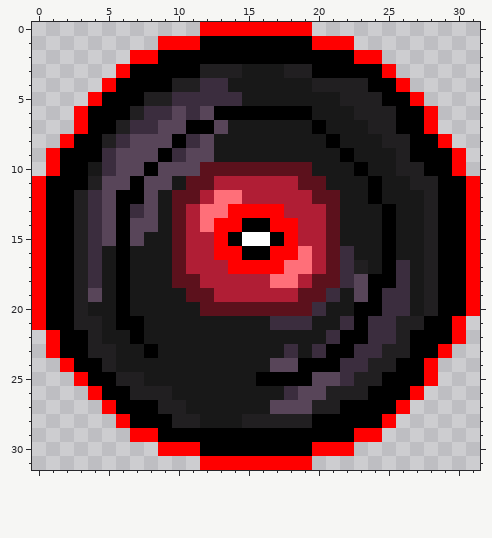
One commit to this pixel-art sprite: Classes/Relics/Assets/Relic_VinylRecord.png. Above is the file before it was changed.
The file is 32x32 pixels. Colours within 5 levels of each other are drawn and written as one.
The same view after the edit:
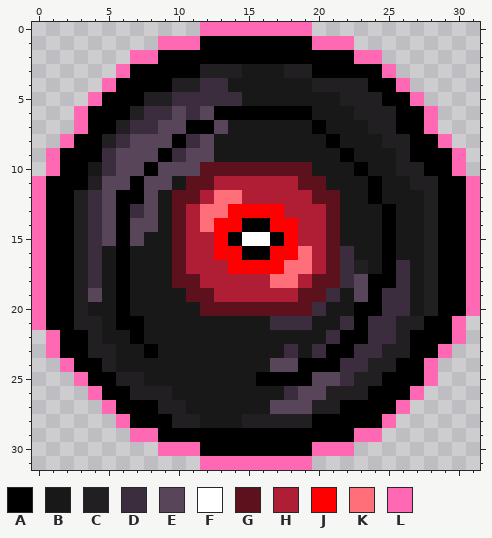
Palette (. is transparent): A #000000  B #181818  C #211f21  D #3b2d3e  E #584559  F #ffffff  G #5c111c  H #b01e35  J #ff0000  K #ff6f79  L #ff69b4
Change:
@@ x 0..31 @@
- 0 ............JJJJJJJJ............
- 1 .........JJJAAAAAAAAJJJ.........
- 2 .......JJAAAAAAAAAAAAAAJJ.......
- 3 ......JAAAAACCCBBBCCAAAAAJ......
- 4 .....JAAAACCDDBBBBBBCCCCAAJ.....
- 5 ....JAAACCDDDDDBBBBBBBCCCAAJ....
- 6 ...JAAACDDEDEAAAAAAABBBCCCAAJ...
- 7 ...JAACDDEEAAEBBBBBBABBBCCAAJ...
- 8 ..JAACDEEEADEBBBBBBBBABBBCCAAJ..
- 9 .JAAADEEEADEEBBBBBBBBBABBBCAAAJ.
-10 .JAABDEEAEEEGGGGGGGGBBBABBCCAAJ.
-11 JAAACEEAEEBGGHHHHHHGGBBBABBCCAAJ
-12 JAACDEAAEBGGHKKHHHHHGGBBABBBCAAJ
-13 JAACDEADEBGHKKJJJJHHHGBBBABBCAAJ
-14 JAACDEAEEBGHKJJAAJJHHGBBBABBCAAJ
-15 JAACDEAEBBGHHJAFFAJHHGBBBABBCAAJ
-16 JAACDBABBBGHHJJAAJJKHGDBBABBCAAJ
-17 JAACDBABBBGHHHJJJJKKHGDCBADBCAAJ
-18 JAACDBABBBGGHHHHHKKHGGDEAADBCAAJ
-19 JAACEBABBBBGGHHHHHHGGDBEADDBCAAJ
-20 JAACBBABBBBBGGGGGGGGDBBAADDBCAAJ
-21 JAACCBAABBBBBBBBBDDDBBDADDCCAAJ.
-22 .JAACBBABBBBBBBBBBBBBDAADDCAAAJ.
-23 .JAACCBBABBBBBBBBBDBDAADDCCAAJ..
-24 ..JAACBBBBBBBBBBBEEAAADDCCAAJ...
-25 ...JAACCBBBBBBBBAAAAEEDCCAAAJ...
-26 ....JAACCCBBBBBBBBDEECCCAAAJ....
-27 .....JAAACCBBBBBBEEECCAAAAJ.....
-28 ......JAAACCBBBCCCCCAAAAAJ......
-29 .......JJAAAAAAAAAAAAAAJJ.......
-30 .........JJJAAAAAAAAJJJ.........
-31 ............JJJJJJJJ............
+ 0 ............LLLLLLLL............
+ 1 .........LLLAAAAAAAALLL.........
+ 2 .......LLAAAAAAAAAAAAAALL.......
+ 3 ......LAAAAACCCBBBCCAAAAAL......
+ 4 .....LAAAACCDDBBBBBBCCCCAAL.....
+ 5 ....LAAACCDDDDDBBBBBBBCCCAAL....
+ 6 ...LAAACDDEDEAAAAAAABBBCCCAAL...
+ 7 ...LAACDDEEAAEBBBBBBABBBCCAAL...
+ 8 ..LAACDEEEADEBBBBBBBBABBBCCAAL..
+ 9 .LAAADEEEADEEBBBBBBBBBABBBCAAAL.
+10 .LAABDEEAEEEGGGGGGGGBBBABBCCAAL.
+11 LAAACEEAEEBGGHHHHHHGGBBBABBCCAAL
+12 LAACDEAAEBGGHKKHHHHHGGBBABBBCAAL
+13 LAACDEADEBGHKKJJJJHHHGBBBABBCAAL
+14 LAACDEAEEBGHKJJAAJJHHGBBBABBCAAL
+15 LAACDEAEBBGHHJAFFAJHHGBBBABBCAAL
+16 LAACDBABBBGHHJJAAJJKHGDBBABBCAAL
+17 LAACDBABBBGHHHJJJJKKHGDCBADBCAAL
+18 LAACDBABBBGGHHHHHKKHGGDEAADBCAAL
+19 LAACEBABBBBGGHHHHHHGGDBEADDBCAAL
+20 LAACBBABBBBBGGGGGGGGDBBAADDBCAAL
+21 LAACCBAABBBBBBBBBDDDBBDADDCCAAL.
+22 .LAACBBABBBBBBBBBBBBBDAADDCAAAL.
+23 .LAACCBBABBBBBBBBBDBDAADDCCAAL..
+24 ..LAACBBBBBBBBBBBEEAAADDCCAAL...
+25 ...LAACCBBBBBBBBAAAAEEDCCAAAL...
+26 ....LAACCCBBBBBBBBDEECCCAAAL....
+27 .....LAAACCBBBBBBEEECCAAAAL.....
+28 ......LAAACCBBBCCCCCAAAAAL......
+29 .......LLAAAAAAAAAAAAAALL.......
+30 .........LLLAAAAAAAALLL.........
+31 ............LLLLLLLL............
Where, in picture pixels (left, top, right, bottom), the same in both pictures:
changed: (32, 22, 480, 470)
